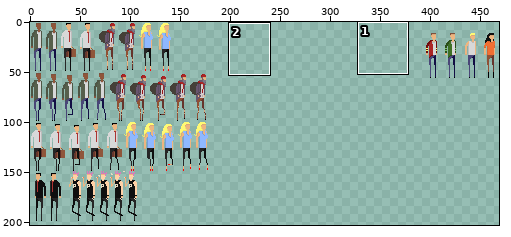
Two states of a sprite sheet, Input Combos/Game/textures/characters_spritesheets.png. Above: a wide view before the commit, with the close-up outlined.
Close-up. The starting point:
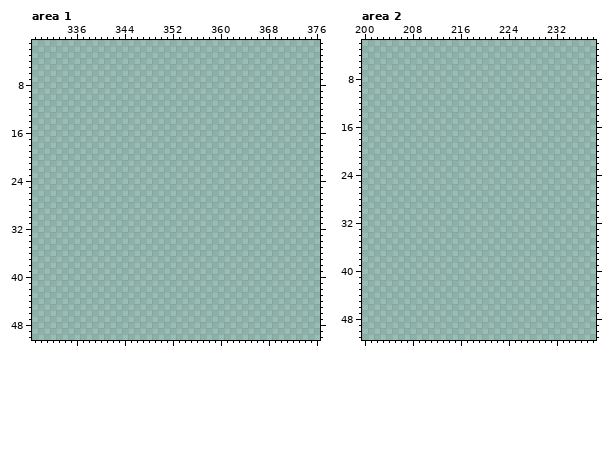
The file is 490x230 pixels. Colours within 5 levels of each other are drawn and written as one. Shown: area 1: x 329..376, y 1..50; area 2: x 200..238, y 2..51. The wide view leaves out empty margins. The commit also changed other parts of the picture, which this record leaves out.
Palette (. is transparent): 
After:
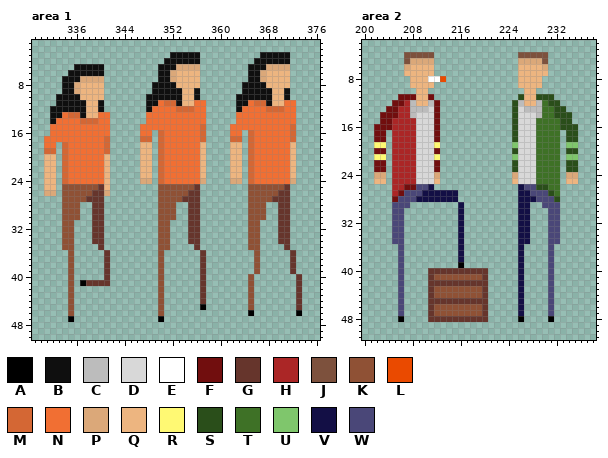
Colours new in this view: A #000000  B #0f0f0f  C #bcbcbc  D #d8d8d8  E #ffffff  F #710e0e  G #66352c  H #ab2626  J #7d513d  K #8f5135  L #ea4a00  M #d46734  N #f16f33  P #dba879  Q #edb580  R #fff973  S #2a4e1a  T #3e7126  U #7fc66c  V #130f45  W #4a4778
From old to new:
Changed rows in their new state; - is an unchanged pixel.
Area 1:
first column x 331:
 3 ---------------------BBBBB----------BBBBB--
 4 --------------------BBBBBB---------BBBBBB--
 5 -----BBBBB---------BBBPPPP--------BBBPPPP--
 6 ----BBBBBB---------BBPQQQQ--------BBPQQQQ--
 7 ---BBBPPPP---------BBPQQQQ--------BBPQQQQ--
 8 ---BBPQQQQ--------BBBBQQQQ-------BBBBQQQQ--
 9 ---BBPQQQQ--------BBBBBQQB-------BBBBBQQB--
10 --BBBBQQQQ-------BBBBBBQQB------BBBBBBQQB--
11 --BBBBBQQB-------BBNMMBQQNN-----BBNMMBQQNN-
12 -BBBBBBQQB-------BNNNNMMMNN-----BNNNNMMMNN-
13 -BBNMMBQQNN------NNNNNNNNNN-----NNNNNNNNNN-
14 -BNNNNMMMNN------NNNNNNNNNN-----NNNNNNNNNN-
15 -NNNNNNNNNN-----NNNNNNNNNNM----NNNNNNNNNNM-
16 -NNNNNNNNNN-----NN-MNNNNNNM----NN-MNNNNNNM-
17 NNNNNNNNNNM-----MM-MNNNNNNM----MM-MNNNNNNM-
18 NN-MNNNNNNM-----QQ-MNNNNNNQ----QQ-MNNNNNNQ-
19 MM-MNNNNNNM-----QQ-MNNNNNNQ----QQ-MNNNNNNQ-
20 QQ-MNNNNNNQ-----QQ-MNNNNNNQ----QQ-MNNNNNNQ-
21 QQ-MNNNNNNQ-----QQ-MNNNNNNQ----QQ-MNNNNNNQ-
22 QQ-MNNNNNNQ-----QQ-MNNNNNNQ----QQ-MNNNNNNQ-
23 QQ-MNNNNNNQ-----QQ-MNNNNNNQ----QQ-MNNNNNNQ-
24 QQ-MNNNNNNQ-----PP-MNNNNNNP----PP-MNNNNNNP-
25 QQ-KKKKKKGQ--------KKKKKKG--------KKKKKKG--
26 PP-KKKKKGGP--------KKKKKGG--------KKKKKGG--
27 ---KKKKGGG---------KKKKGGG--------KKKKGGG--
28 ---KKK--GG---------KKK--GG--------KKK--GG--
29 ---KKK--GG---------KKK--GG--------KKK--GG--
30 ---KKK--GG---------KKK--GG--------KKK--GG--
31 ---KK---GG---------KK---GG--------KK---GG--
32 ---KK---GG---------KK---GG--------KK---GG--
33 ---KK---GG---------KK---GG--------KK---GG--
34 ---KK---GG---------KK---GG--------KK---GG--
35 ---KK----G---------KK----G--------KK----G--
36 ----K-----G--------K------G--------K-----G-
37 ----K-----G--------K------G--------K-----G-
38 ----K-----G--------K------G--------K-----G-
39 ----K-----G--------K------G--------K-----G-
40 ----K-----G--------K------G-------K-------G
41 ----K-AGGGG--------K------G-------K-------G
42 ----K--------------K------G-------K-------G
43 ----K--------------K------G-------K-------G
44 ----K--------------K------G-------K-------G
45 ----K--------------K------A-------K-------G
46 ----K--------------K--------------A-------A
47 ----A--------------A-----------------------
Area 2:
first column x 202:
 4 -----JJJJJ--------------JJJJJ-----
 5 -----JPPPP--------------PPPPJ-----
 6 -----PQQQQ--------------QQQQP-----
 7 -----QQQQQ--------------QQQQQ-----
 8 ------QQQEEL------------QQQQ------
 9 ------QQQQ--------------QQQQ------
10 -------QQ----------------QQ-------
11 ----FFFQQF--------------SQQSSS----
12 ---FFHCQQCF------------SCQQCTSS---
13 --FFHHCCCDF------------SDCCCTTSS--
14 -FFFHHCDDDF------------SDDDCTTSSS-
15 -FFHHHHDDDF------------SDDDTTTTSS-
16 FFFHHHHDDDF------------SDDDTTTTSSS
17 FF-HHHHDDDF------------SDDDTTTT-SS
18 FF-HHHHDDDF------------SDDDTTTT-SS
19 RR-HHHHDDDR------------UDDDTTTT-UU
20 FF-HHHHDDDF------------SDDDTTTT-SS
21 RR-HHHHDDDR------------UDDDTTTT-UU
22 FF-HHHHDDDF------------SDDDTTTT-SS
23 FF-HHHHDDDF------------SDDDTTTT-SS
24 PP-HHHHDDDP------------PDDDTTTT-PP
25 QQ-HHHHDDDQ------------QDDDTTTT-QQ
26 ---HHFFWWV--------------VWWSSTT---
27 ---HFWWWVVVVVV----------VVWWWST---
28 ---FWWWVVVVVVV----------VVVWWWS---
29 ---WWW--------V---------VV--WWW---
30 ---WW---------V---------VV---WW---
31 ---WW---------V---------VV---WW---
32 ---WW---------V---------VV---WW---
33 ---WW---------V---------VV---WW---
34 ---WW---------V---------VV---WW---
35 ---WW---------V---------VV---WW---
36 ----W---------V---------V----W----
37 ----W---------V---------V----W----
38 ----W---------V---------V----W----
39 ----W---------A---------V----W----
40 ----W----GGGGGGGGGG-----V----W----
41 ----W----GKKKKKKKKG-----V----W----
42 ----W----GGGGGGGGGG-----V----W----
43 ----W----GKKKKKKKKG-----V----W----
44 ----W----GKKKKKKKKG-----V----W----
45 ----W----GGGGGGGGGG-----V----W----
46 ----W----GKKKKKKKKG-----V----W----
47 ----W----GKKKKKKKKG-----V----W----
48 ----A----GGGGGGGGGG-----A----A----
